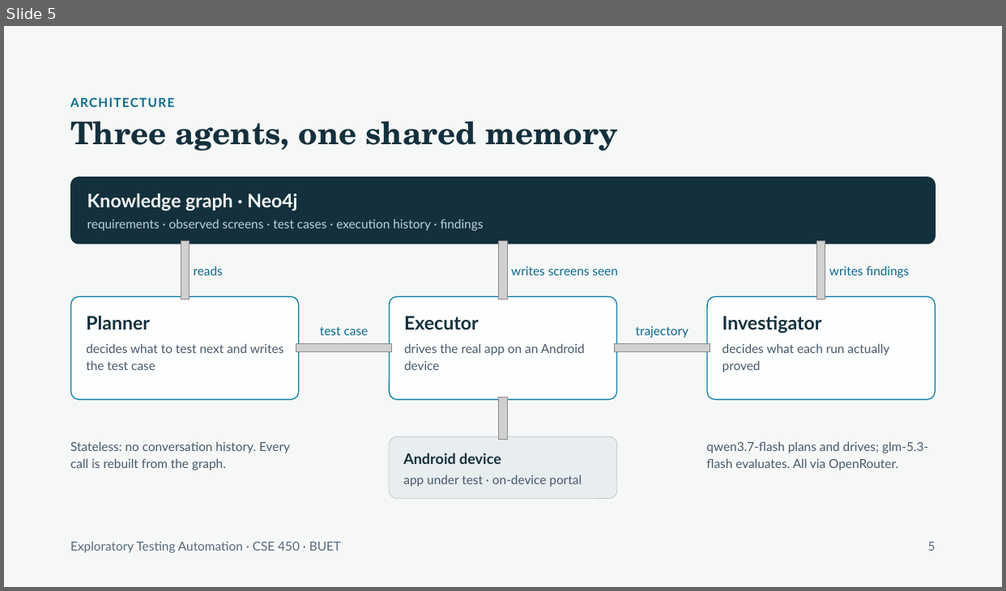
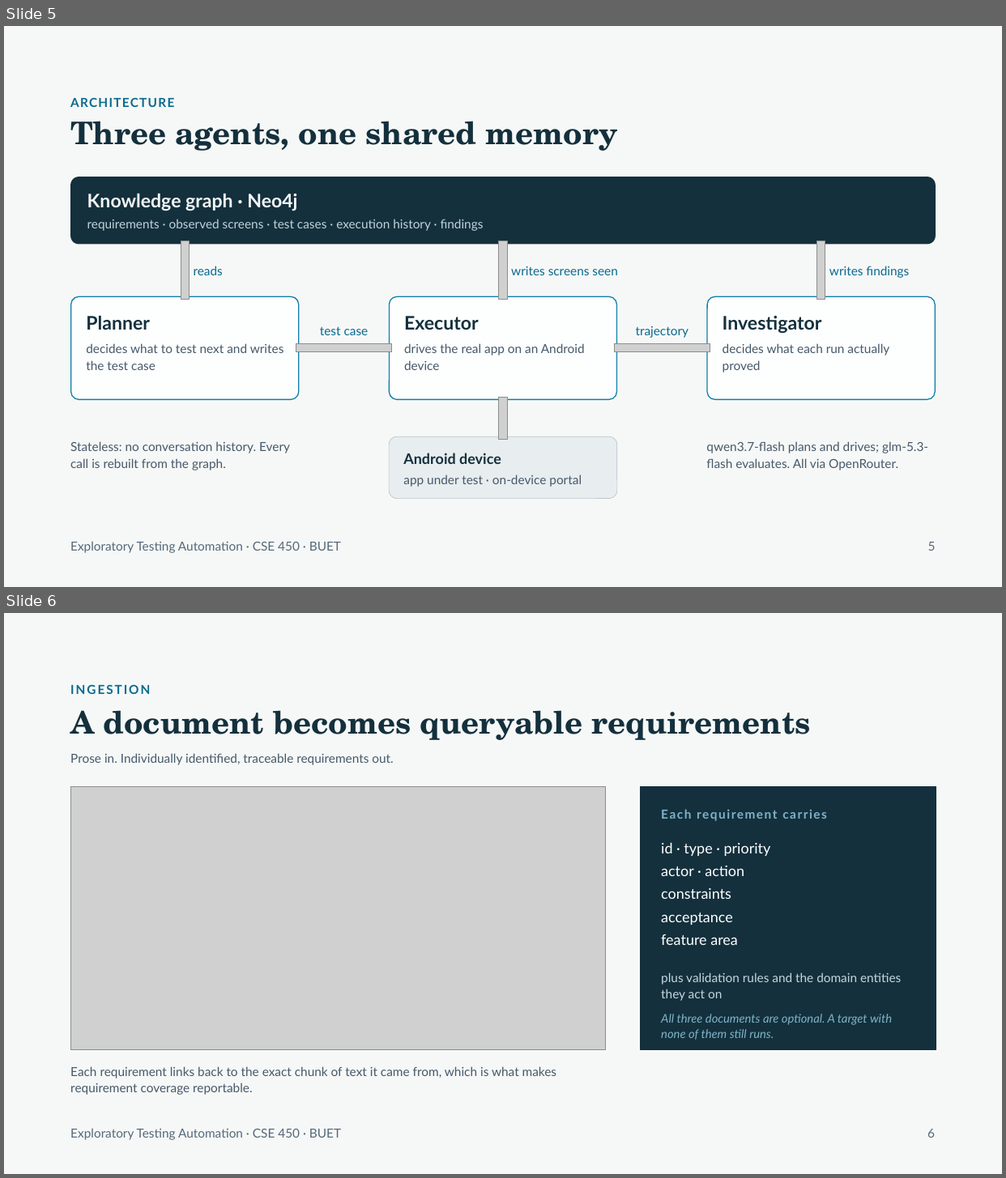
Before and after one commit to raihanrsdV1/Exploratory-Testing-Planner-Agent, a slide deck: presentation/split/1-Raihan.pptx. Shown one above the other, each under a label of ours: slide 5 before the commit, slides 5 and 6 after it. The pictures are 1006x591 and 1006x1178 pixels, drawn with LibreOffice and Linux fonts; fonts in the diff are those of the drawing; grey boxes stand for pictures. Boxes give left, top, right and bottom in pixels: in the first picture for what was removed or moved away, otherwise in the second. Text is boxed around its words. In the diff, an @@ line names an element or a change of style, - is before the commit and + after.

```diff
--- a/presentation/split/1-Raihan.pptx
+++ b/presentation/split/1-Raihan.pptx
@@ slide 6 added at (4,613,1002,1174), background #F6F8F7 @@
@@ text added at (70,684,150,694), 12 pt, text #0B6A8F, bold @@
+INGESTION
@@ text added at (70,710,810,740), 30 pt, text #14303D, bold @@
+A document becomes queryable requirements
@@ text added at (70,753,393,765), 12 pt, text #46596A @@
+Prose in. Individually identified, traceable requirements out.
@@ picture added at (70,786,606,1050) @@
@@ rectangle added at (641,786,936,1050), fill #14303D, outline #14303D 1 pt @@
@@ text added at (661,809,827,819), 12 pt, text #7FB3C8, bold @@
+Each requirement carries
@@ text added at (661,842,771,945), 14 pt, text #FDFEFE @@
+id · type · priority
+actor · action
+constraints
+acceptance
+feature area
@@ text added at (661,973,901,1001), 12 pt, text #C4D6DE @@
+plus validation rules and the domain entities they act on
@@ text added at (661,1014,892,1040), 11.5 pt, text #7FB3C8, italic @@
+All three documents are optional. A target with none of them still runs.
@@ text added at (70,1067,556,1095), 12 pt, text #46596A @@
+Each requirement links back to the exact chunk of text it came from, which is what makes requirement coverage reportable.
@@ text added at (70,1129,341,1140), 12 pt, text #55697A @@
+Exploratory Testing Automation · CSE 450 · BUET
@@ text added at (927,1129,935,1138), 12 pt, text #55697A @@
+6
```
Also in this commit, not shown: 5 slides changed, 2 other files.
